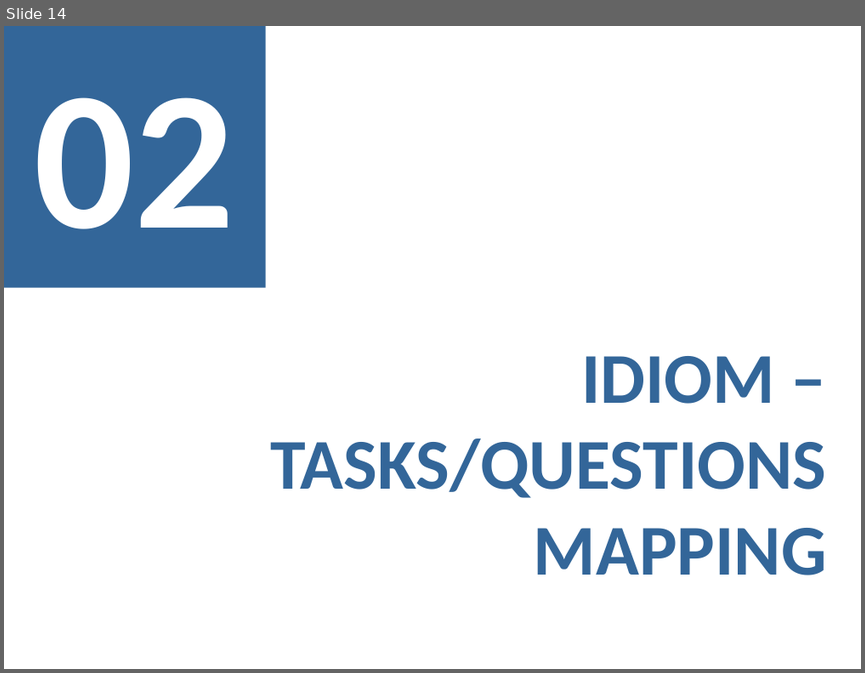
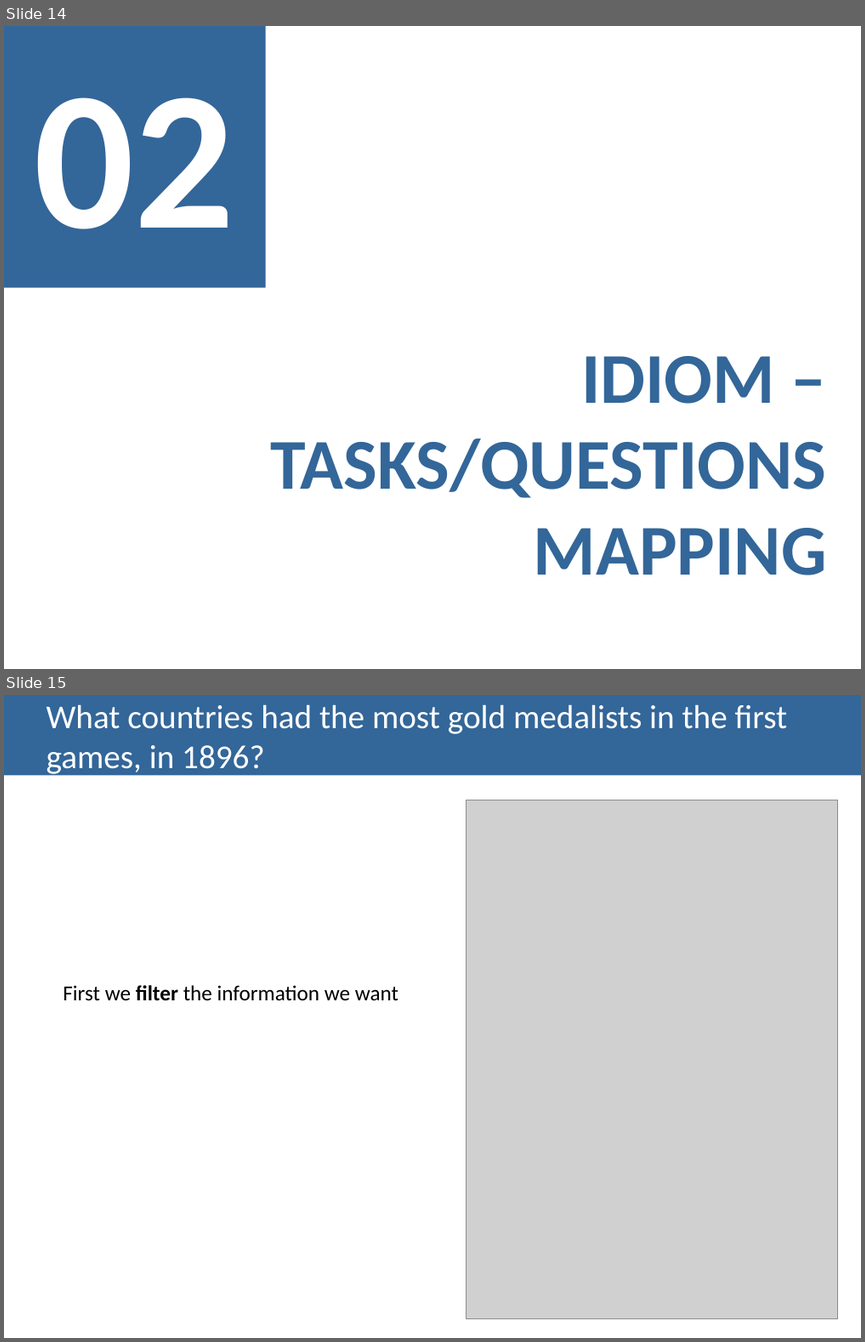
Before and after one commit to carboned4/V_I_2015_1, a slide deck: checkpoint3/G01A - Presentation 3.pptx. Shown one above the other, each under a label of ours: slide 14 before the commit, slides 14 and 15 after it. The pictures are 865x673 and 865x1342 pixels, drawn with LibreOffice and Linux fonts; fonts in the diff are those of the drawing; grey boxes stand for pictures. Boxes give left, top, right and bottom in pixels: in the first picture for what was removed or moved away, otherwise in the second. Text is boxed around its words. In the diff, an @@ line names an element or a change of style, - is before the commit and + after.

```diff
--- a/checkpoint3/G01A - Presentation 3.pptx
+++ b/checkpoint3/G01A - Presentation 3.pptx
@@ slide 15 added at box(4, 695, 861, 1338), background #FFFFFF @@
@@ title added at box(4, 695, 861, 776), fill #336699, 28 pt, text #FFFFFF @@
+What countries had the most gold medalists in the first games, in 1896?
@@ picture added at box(466, 800, 837, 1319) @@
@@ text added at box(63, 985, 398, 1001), 18 pt, text #000000 @@
+First we filter the information we want
```
Also in this commit, not shown: 6 other slides added, 2 slides removed.
